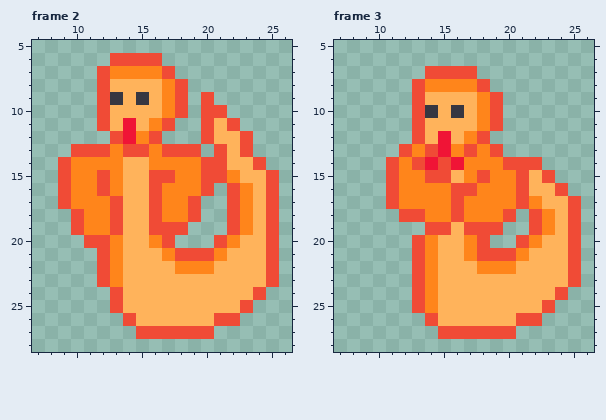
One commit to this pixel-art file: Supplementary/Naga Colour Test.aseprite. Above: the version before the commit.
32x32 pixels, 3 frames. Shown: frame 2: x 7..26, y 5..28; frame 3: x 7..26, y 5..28.
And afterwards:
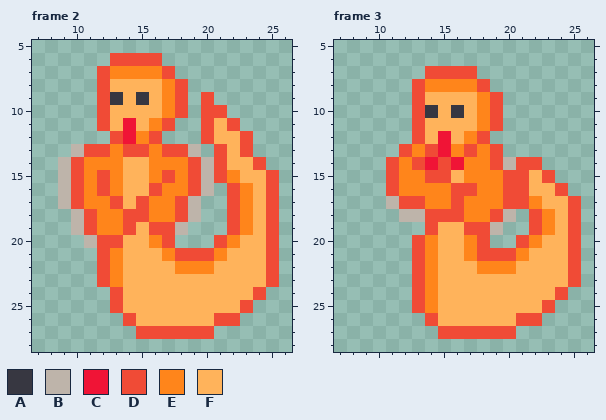
Palette (. is transparent): A #373741  B #beb4aa  C #f01436  D #f04b36  E #ff851b  F #ffb35b
Diff:
--- frame 2, layer "Actual Colour"
@@ x 7..26 @@
 12 ......DCED...DFFD...
-13 ...DDDEDDEDDD.DFD...
-14 ..DEEEEFFEEEEDDFFD..
-15 ..DEEDEFFDDEEDDEFFD.
-16 ..DEEDEFFDEEED.DEFD.
-17 ..DEEEDFFDEED..DEFD.
-18 ...DEEDFFDEED..DEFD.
-19 ...DEEDFFDDD...DEFD.
-20 ....DDEFFED...DEFFD.
+13 ...BDDEDDEDDB.DFD...
+14 ..BDEEEFFEEEDBDFFD..
+15 ..BDEDEFFEDEDBDEFFD.
+16 ..BDEDEFFDEEDB.DEFD.
+17 ..BDEEDFDEEDB..DEFD.
+18 ...BDEEDDEEDB..DEFD.
+19 ...BDEEDFDDB...DEFD.
+20 ....BDDFFED...DEFFD.
 21 .....DEFFFEDDDEFFFD.
--- frame 3, layer "Actual Colour"
@@ x 9..22 @@
 13 ...DEDCEDED...
-14 ..DEDCDCEEEDDD
-15 ..DEEDDFEDEEDF
-16 ..DEEEEDDEEEDF
-17 ..DEEEEDEEEEDE
-18 ...DDEEDEEED.D
-19 .....DDFDDD..D
+14 ..DEDCDCEEDBDD
+15 ..DEEDDFEEEDDF
+16 ..DEEEEDDEEDDF
+17 ..BDDEEDEEEDDE
+18 ...BBDDDEEDB.D
+19 .....DFFDDB..D
 20 ....DEFFED..DE
Where, in picture pixels (left, top, right, bottom), the same in both pictures:
changed: (58, 144, 214, 248)
changed: (386, 157, 516, 235)
